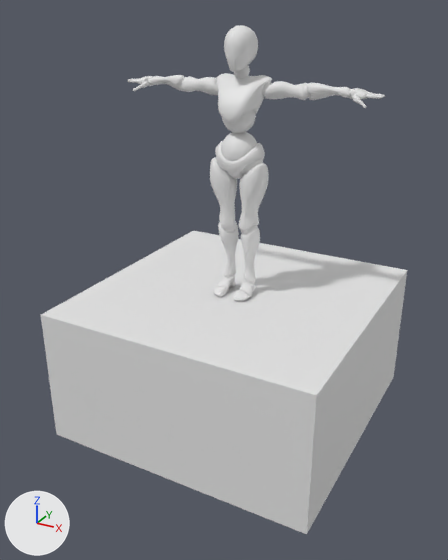
The glTF model models/demo_model/demo.glb as it was, and as the next commit left it.
The view is the same before and after, from a 50 mm lens placed at (1.93, -3.72, 1.92), pointed at (-0.04, -0.16, 0.14). The axes (+X, +Y, +Z) are drawn at lower left. The lights are the same throughout. Vertices at the same position are counted once.

In view in the first picture: 'Body'.
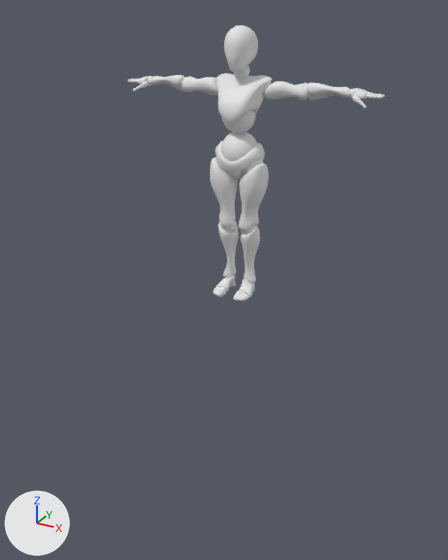
Commit message: Removed floor

What the commit changed:
me_body has 24754 vertices, 49124 faces and spans x -1.0..1.0, y -1.0..1.0, z -1.0..1.82.
me_body is used by ob_body; location (0.0, 0.0, 0.0).
me_body part 1: the loose piece of 8 vertices spanning x -1.0..1.0, y -1.0..1.0, z -1.0..0.0 is deleted.
me_body no longer uses material mat_material (white #e7e7e7).

What differs and where, as boxes (x1, y1, x2, y2) in the pictures (448 x 560 px):
'Body', reshaped: before (41, 25, 407, 534); after (128, 25, 385, 301)
part 1 of me_body, deleted: before (41, 231, 407, 534)
